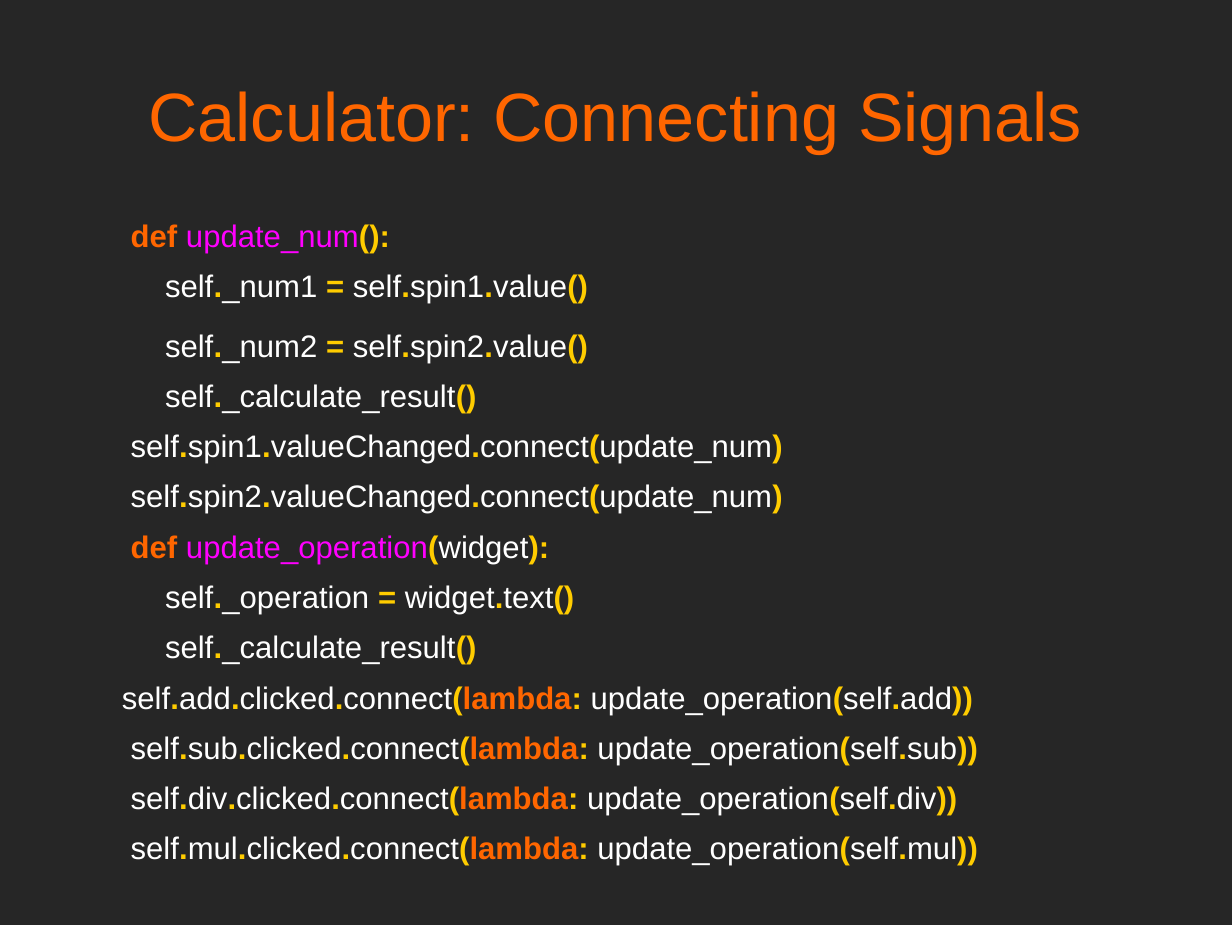
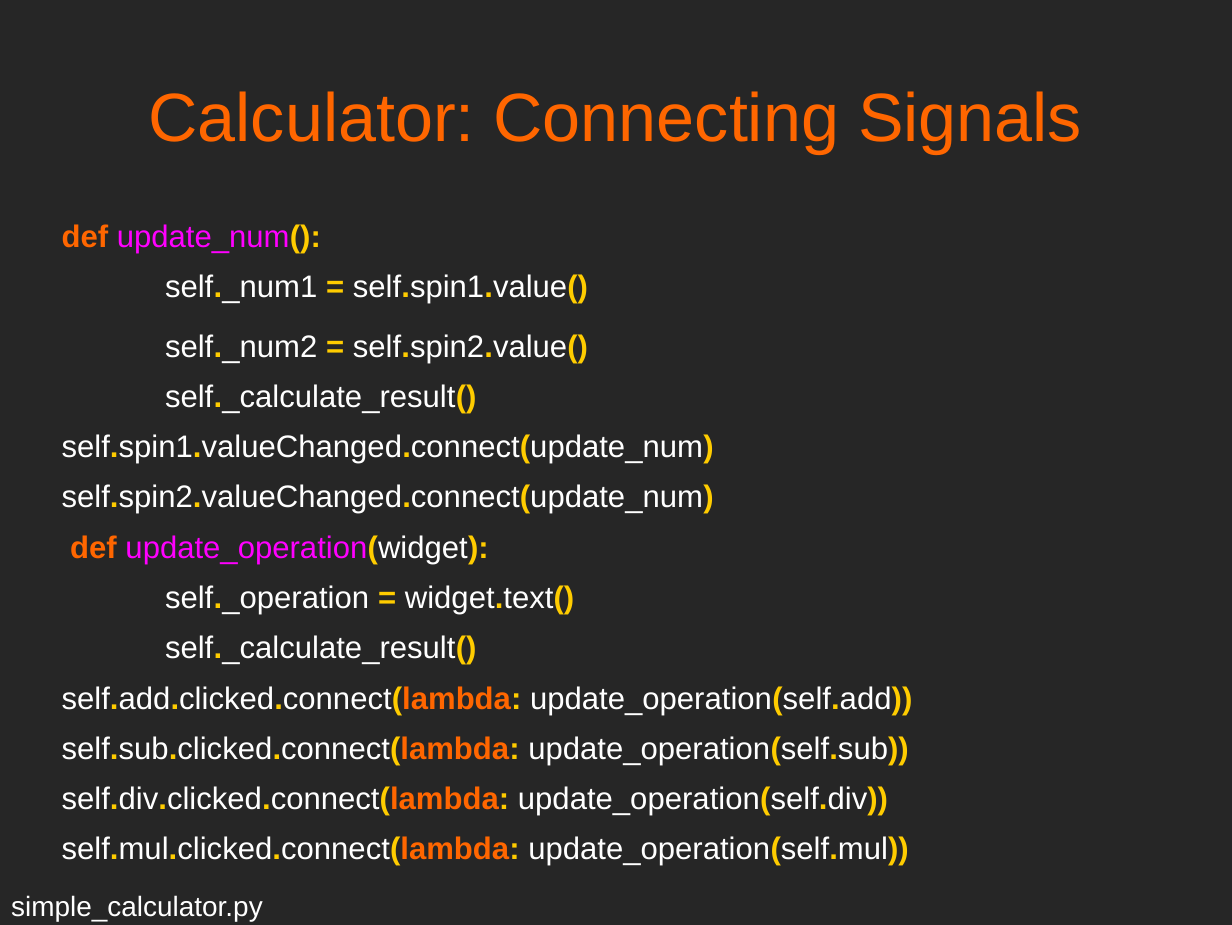
Before and after one commit to mfarhan12/qt-presentation, a slide deck: slide 14 of OPAG QT Presentation.odp. Drawn at 1232x925 pixels with LibreOffice and Linux fonts; fonts in the diff are those of the drawing. Boxes give left, top, right and bottom in pixels: in the first picture for what was removed or moved away, otherwise in the second. Text is boxed around its words. In the diff, an @@ line names an element or a change of style, - is before the commit and + after.

```diff
--- a/OPAG QT Presentation.odp
+++ b/OPAG QT Presentation.odp
@@ text "def update_num():" rewrapped from (122, 224, 978, 866) to (62, 224, 912, 866) @@
@@ text added at (11, 895, 263, 921), 18 pt, text #FFFFFF @@
+simple_calculator.py
```
Also in this commit, not shown: 13 other slides changed, 1 other file.
